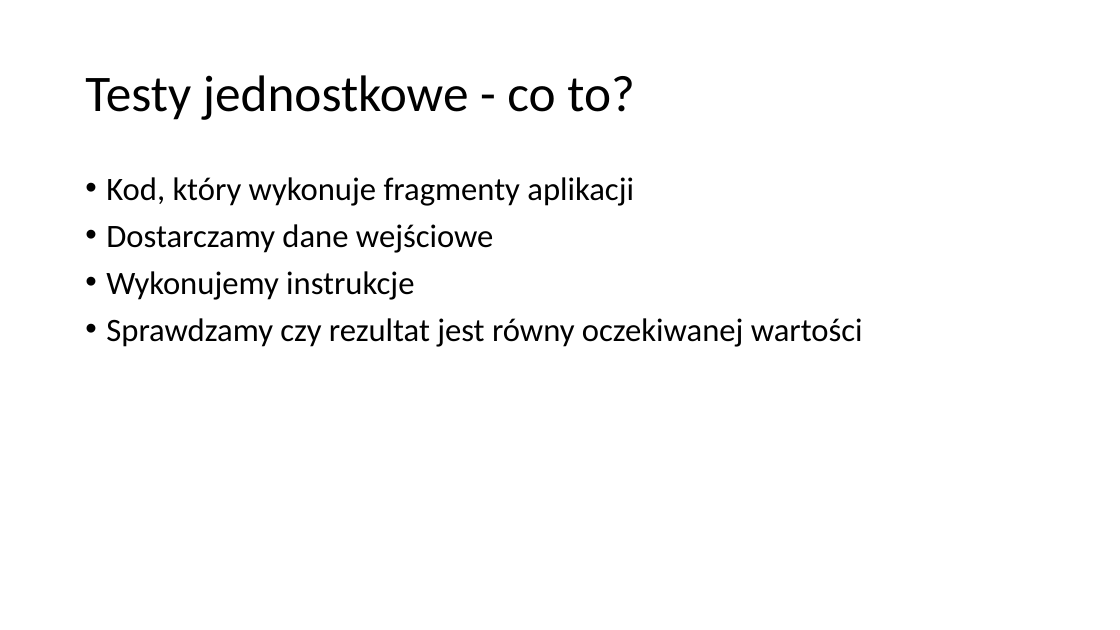
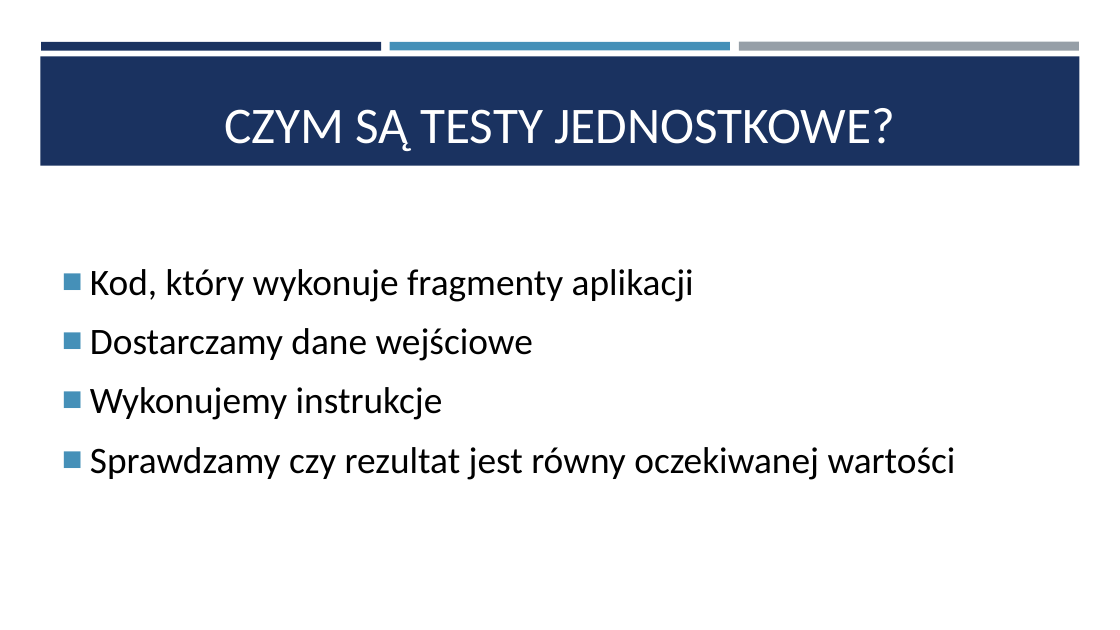
Before and after one commit to saamed/unit-test-workshops, a slide deck: slide 4 of docs/Testy jednostkowe.pptx (slide 2 before the commit). Drawn at 1120x630 pixels with LibreOffice and Linux fonts; fonts in the diff are those of the drawing. Boxes give left, top, right and bottom in pixels: in the first picture for what was removed or moved away, otherwise in the second. Text is boxed around its words. In the diff, an @@ line names an element or a change of style, - is before the commit and + after.

```diff
--- a/docs/Testy jednostkowe.pptx
+++ b/docs/Testy jednostkowe.pptx
@@ rectangle added at box(40, 56, 1080, 166), fill #1A3260 @@
@@ rectangle added at box(41, 42, 381, 50), fill #1A3260 @@
@@ rectangle added at box(390, 42, 730, 50), fill #4590B8 @@
@@ rectangle added at box(739, 42, 1079, 51), fill #969FA7 @@
@@ title "CZYM SĄ TESTY JEDNOSTKOWE?" at box(224, 108, 895, 151): vertical alignment middle to bottom @@
@@ title at box(224, 108, 895, 151): text changed; text colour #000000 to #FFFFFF @@
-Testy jednostkowe - co to?
+CZYM SĄ TESTY JEDNOSTKOWE?
@@ text "Kod, który wykonuje fragmenty aplikacji": place and size @@
-text "Kod, który wykonuje fragmenty aplikacji" at box(106, 177, 863, 347)
+text "Kod, który wykonuje fragmenty aplikacji" at box(90, 269, 956, 480)
@@ text "Kod, który wykonuje fragmenty aplikacji" at box(90, 269, 956, 480): size 28 to 32 pt; bullet • to ■; line spacing 0.9 to 1; more space between paragraphs; vertical alignment top to middle @@
```
Also in this commit, not shown: 9 other slides changed, 5 slides added, 3 slides removed.
